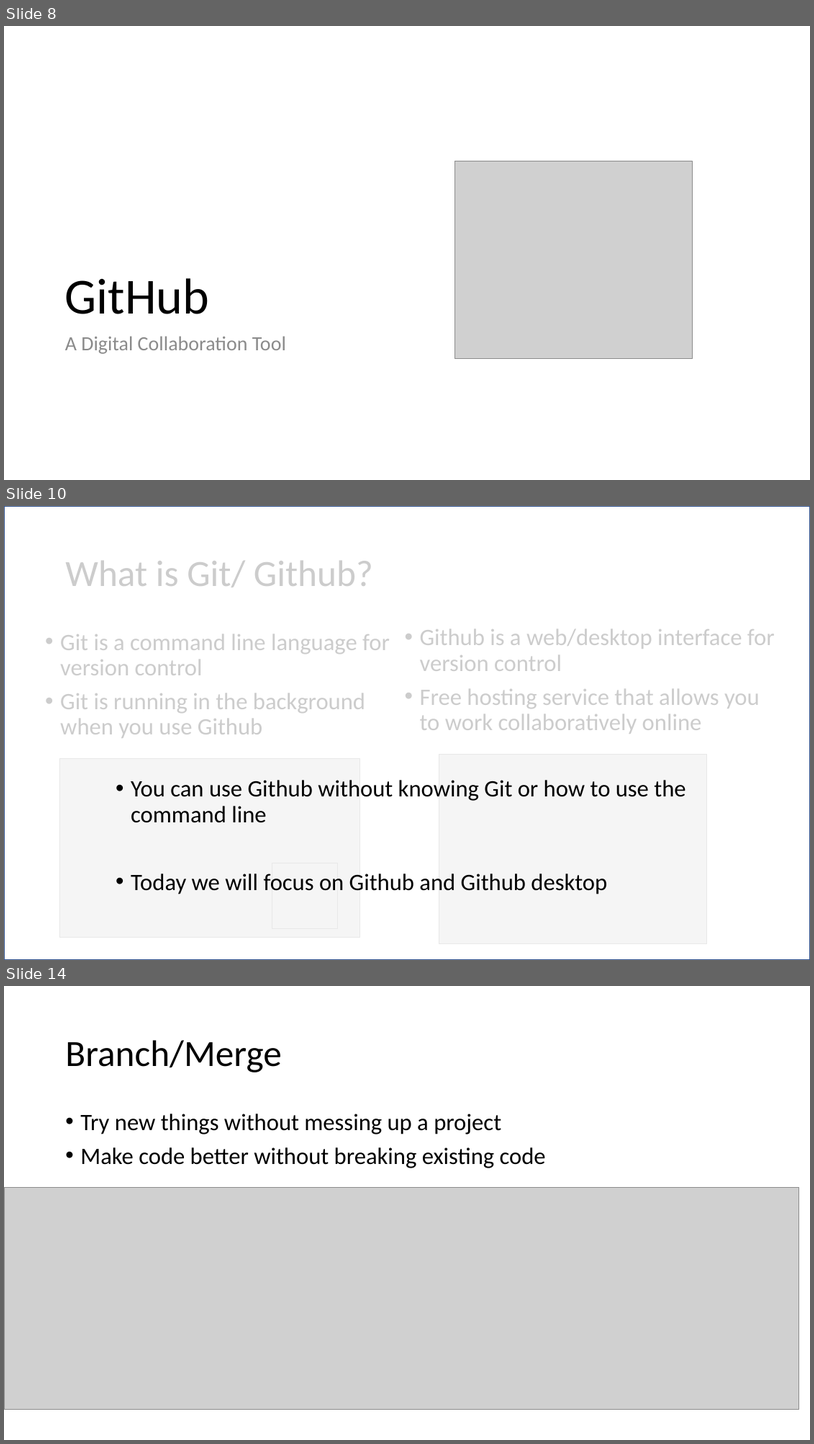
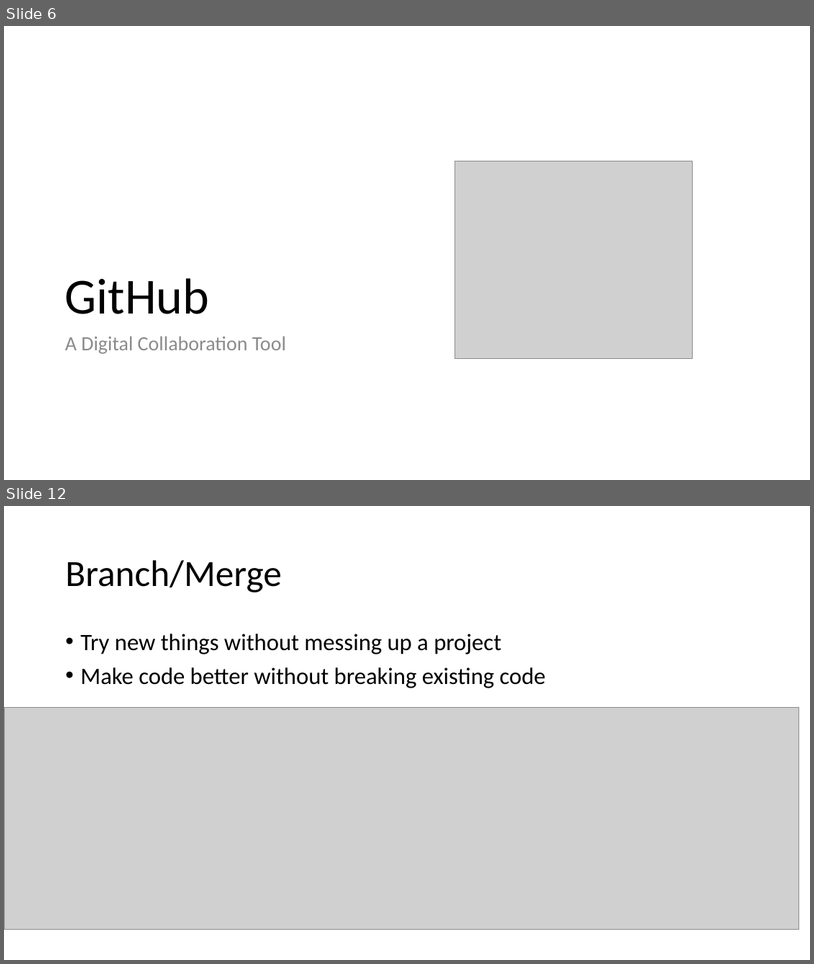
Before and after one commit to ReproducibleQM/n_commandments, a slide deck: pres_deck.pptx. Shown one above the other, each under a label of ours: slides 8, 10 and 14 before the commit, slides 6 and 12 after it; the slides between them are not shown. The pictures are 814x1444 and 814x964 pixels, drawn with LibreOffice and Linux fonts; fonts in the diff are those of the drawing; grey boxes stand for pictures. Boxes give left, top, right and bottom in pixels: in the first picture for what was removed or moved away, otherwise in the second. Text is boxed around its words. In the diff, an @@ line names an element or a change of style, - is before the commit and + after.

```diff
--- a/pres_deck.pptx
+++ b/pres_deck.pptx
@@ slide 10 removed at (x1=4, y1=506, x2=810, y2=960), background #FFFFFF @@
@@ rectangle removed at (x1=4, y1=506, x2=810, y2=960) @@
@@ title removed at (x1=65, y1=561, x2=373, y2=587) @@
-What is Git/ Github?
@@ text removed at (x1=60, y1=634, x2=390, y2=738) @@
-• Git is a command line language for version control
-• Git is running in the background when you use Github
@@ text removed at (x1=420, y1=629, x2=775, y2=734) @@
-• Github is a web/desktop interface for version control
-• Free hosting service that allows you to work collaboratively online
@@ picture removed at (x1=59, y1=758, x2=360, y2=937) @@
@@ picture removed at (x1=439, y1=754, x2=707, y2=944) @@
@@ text removed at (x1=131, y1=780, x2=686, y2=894) @@
-• You can use Github without knowing Git or how to use the command line
-• Today we will focus on Github and Github desktop
@@ picture removed at (x1=273, y1=863, x2=339, y2=929) @@
@@ what was slide 8 is now slide 6 @@
@@ what was slide 14 is now slide 12 @@
```
Also in this commit, not shown: 7 slides changed, 2 slides added, 13 other slides removed.
